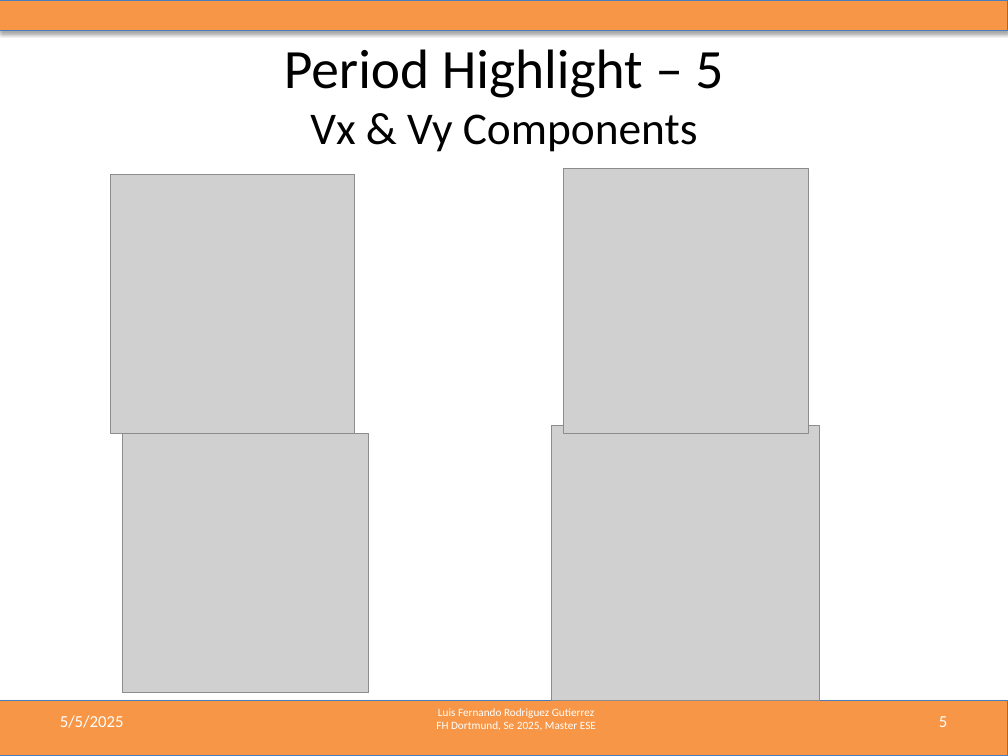
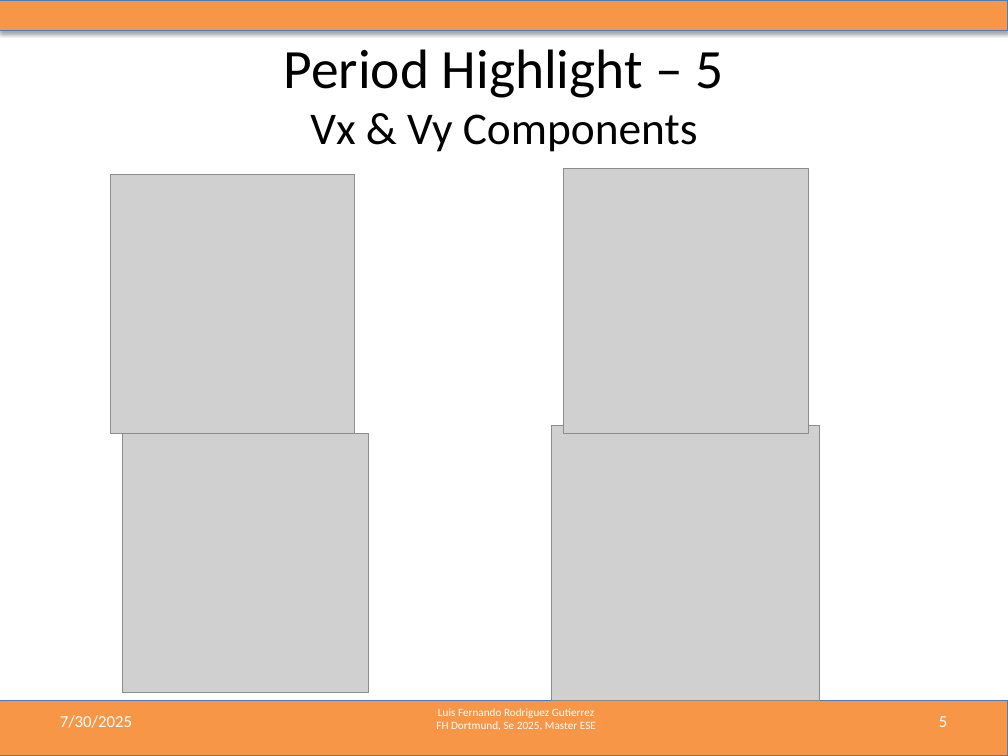
Before and after one commit to LF-RoGu/ResearchProject, a slide deck: slide 5 of 06_PresentationUpdates/Radar_ResearchProject.pptx. Drawn at 1008x756 pixels with LibreOffice and Linux fonts; fonts in the diff are those of the drawing; grey boxes stand for pictures. Boxes give left, top, right and bottom in pixels: in the first picture for what was removed or moved away, otherwise in the second. Text is boxed around its words. In the diff, an @@ line names an element or a change of style, - is before the commit and + after.

```diff
--- a/06_PresentationUpdates/Radar_ResearchProject.pptx
+++ b/06_PresentationUpdates/Radar_ResearchProject.pptx
@@ text at (x1=60, y1=715, x2=132, y2=728): text changed @@
-5/5/2025
+7/30/2025
```
Also in this commit, not shown: 13 other slides changed, 5 slides added, 1 other file.
